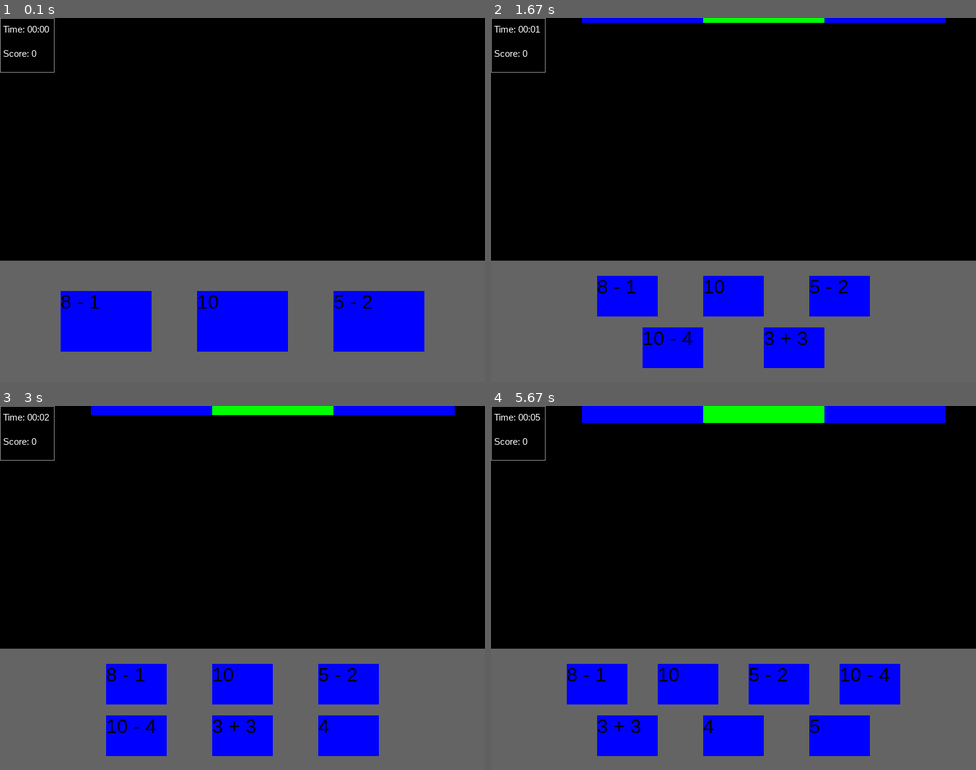
Above: before the commit, frames 1-4 (two rows, left to right).
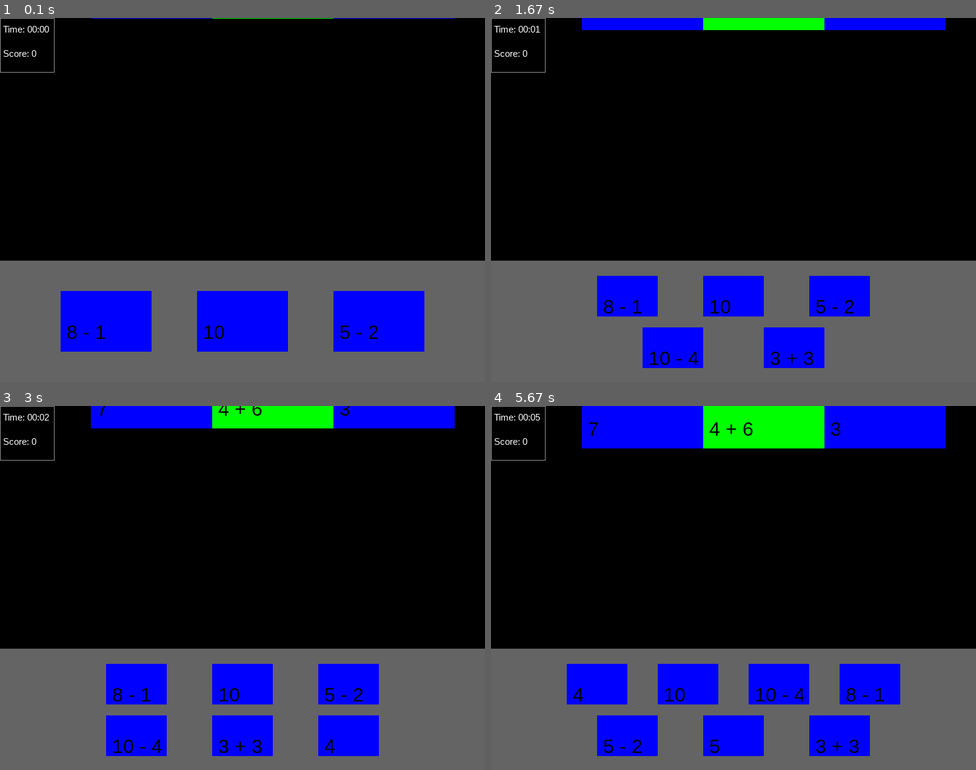
Above: after the commit, the same moments.

Repository: alexmeier2828/SoftwareEngineering
Game: pygame game, started from Prototype/main.py
Same seed, same stepped clock (60 frames per second), same inputs: the game is played once before the commit and once after it.
Inputs (mouse positions are in pixels of both pictures, inside the frame that each line leads up to):
- Up to frame 1 (0.1 s): no input
- Up to frame 2 (1.67 s): press the mouse at (733, 320) at 0.37 s; move the mouse to (655, 301) at 0.47 s; release the mouse at (583, 287) at 0.6 s; tap A at 0.67, 1.5 s
- Up to frame 3 (3 s): tap A at 2.33 s
- Up to frame 4 (5.67 s): tap A at 3.17, 4.5 s; press the mouse at (597, 682) at 4.87 s; move the mouse to (685, 577) at 4.97 s; release the mouse at (767, 471) at 5.1 s

The runs differ from the first frame. In frame 1, 0.5% of the frame differs, in the area x 12-94%, y 0-89%; in frame 2, 2.3%; in frame 3, 3.7%; in frame 4, 6.1%, in the area x 15-94%, y 4-96%.

Commit message:
add shufflign for the hand

Diff:
--- a/Prototype/hand.py
+++ b/Prototype/hand.py
@@ -1,31 +1,32 @@
 import pygame
 import copy
+from util import shuffle
 
 one = [pygame.Rect(300, 450, 150, 100)]
-
 two = [pygame.Rect(200, 450, 150, 100), pygame.Rect(450, 450, 150, 100)]
-
 three = [pygame.Rect(100, 450, 150, 100), pygame.Rect(325, 450, 150, 100), pygame.Rect(550, 450, 150, 100)]
-
 four = [pygame.Rect(50, 450, 150, 100), pygame.Rect(233, 450, 150, 100), pygame.Rect(417, 450, 150, 100), pygame.Rect(600, 450, 150, 100)]
-
 five = [pygame.Rect(175, 425, 100, 67), pygame.Rect(350, 425, 100, 67), pygame.Rect(525, 425, 100, 67), pygame.Rect(250, 510, 100, 67), pygame.Rect(450, 510, 100, 67)]
-
 six = [pygame.Rect(175, 425, 100, 67), pygame.Rect(350, 425, 100, 67), pygame.Rect(525, 425, 100, 67), pygame.Rect(175, 510, 100, 67), pygame.Rect(350, 510, 100, 67), pygame.Rect(525, 510, 100, 67)]
-
 seven = [pygame.Rect(125, 425, 100, 67), pygame.Rect(275, 425, 100, 67), pygame.Rect(425, 425, 100, 67), pygame.Rect(575, 425, 100, 67), pygame.Rect(175, 510, 100, 67), pygame.Rect(350, 510, 100, 67), pygame.Rect(525, 510, 100, 67)]
 
 class Hand:
     def __init__(self):
         self.pieces = []
         self.extras = []
+        self.shuffle = 1.0
+        self.selected = None
         self.overflow = False
 
     def add(self, rect):
+        global selected
         if len(self.pieces) < 7:
             self.pieces.append(rect)
         else:
             self.extras.append(rect)
+        if self.selected is None and self.shuffle >= 1:
+            shuffle(self.pieces)
+            self.shuffle -= 1
         self.realign()
 
     def remove(self, n):
@@ -33,6 +34,9 @@
         if len(self.pieces) < 7 and len(self.extras) > 0:
             self.pieces.append(self.extras.pop(0))
         self.realign()
+
+    def selected_piece(self):
+        return self.pieces[self.selected]
 
     def realign(self):
         rectangles = []
--- a/Prototype/main.py
+++ b/Prototype/main.py
@@ -24,6 +24,8 @@
 
 pygame.init()
 
+
+
 screen = pygame.display.set_mode((SCREEN_WIDTH, SCREEN_HEIGHT))
 screen_rect = screen.get_rect()
 
@@ -48,7 +50,7 @@
     screen.blit(font.render("Score: " +str(scoreKeeper.score), True, Colors.WHITE), (score_rect.x + 5, score_rect.y + 50))
 
 def run():
-    selected = None
+
 
     playfield = PlayField()
     hand = Hand()
@@ -89,32 +91,30 @@
                         grabbable = r.grabbable
                         r = r.rect
                         if r.collidepoint(event.pos) and grabbable and not show_menu:
-                            selected = i
+                            hand.selected = i
                             selected_offset_x = r.x - event.pos[0]
                             selected_offset_y = r.y - event.pos[1]
 
             elif event.type == pygame.MOUSEBUTTONUP:
                 if event.button == 1:
-                    if selected is not None:
+                    if hand.selected is not None:
                         buckets = playfield.buckets()
-                        print("buckets:", buckets)
                         for i in range(0, len(buckets)):
-                            print("checking ", i)
-                            if buckets[i].rect.colliderect(hand.pieces[selected].rect) and buckets[i].value == hand.pieces[selected].value:
-                                print("MATCH!!!! i = ", i)
+                            if buckets[i].rect.colliderect(hand.selected_piece().rect) and buckets[i].value == hand.selected_piece().value:
                                 playfield.remove(i)
-                                hand.remove(selected)
+                                hand.remove(hand.selected)
                                 scoreKeeper.increment(10) #increment score by 10
+                                break
                             else:
                                 scoreKeeper.endCombo()
-                        selected = None
+                        hand.selected = None
                         hand.realign()
 
             elif event.type == pygame.MOUSEMOTION:
-                if selected is not None: # selected can be `0` so `is not None` is required
+                if hand.selected is not None: # selected can be `0` so `is not None` is required
                     # move object
-                    hand.pieces[selected].rect.x = event.pos[0] + selected_offset_x
-                    hand.pieces[selected].rect.y = event.pos[1] + selected_offset_y
+                    hand.selected_piece().rect.x = event.pos[0] + selected_offset_x
+                    hand.selected_piece().rect.y = event.pos[1] + selected_offset_y
 
         #keep track of game state here
         # if len(rects) == 0:
--- a/Prototype/playfield.py
+++ b/Prototype/playfield.py
@@ -12,7 +12,7 @@
 class PlayField:
     def __init__(self):
         self.progress = 0
-        self.speed = .25
+        self.speed = .5
         self.c1 = []
         self.c2 = []
         self.c3 = []
@@ -35,13 +35,13 @@
             removed = self.c2.pop(n)
             delta_y = removed.rect.height
             for i in range(n, len(self.c2)):
-                self.c2[i].y -= delta_y
+                self.c2[i].rect.y -= delta_y
             return 0
 
         removed = self.c3.pop(n)
         delta_y = removed.rect.height
         for i in range(n, len(self.c3)):
-            self.c3[i].y -= delta_y
+            self.c3[i].rect.y -= delta_y
         return 0
 
     def buckets(self):
@@ -49,14 +49,16 @@
 
     def advance(self, hand):
         self.progress += self.speed
-        if self.progress > 1:
-            self.progress = 0
+        while self.progress > 1:
+            self.progress -= 1
             for b in self.c1:
                 b.rect.y += 1
             for b in self.c2:
                 b.rect.y += 1
             for b in self.c3:
                 b.rect.y += 1
+
+        hand.shuffle += .01
 
         if len(self.c1) < 1:
             h = 100
--- a/Prototype/rectangle.py
+++ b/Prototype/rectangle.py
@@ -38,7 +38,7 @@
     def draw_on(self, screen):
         font = pygame.font.SysFont('Arial', 32)
         pygame.draw.rect(screen, self.color, self.rect)
-        screen.blit(font.render(self.equation, True, BLACK), (self.rect.x, self.rect.y ) )
+        screen.blit(font.render(self.equation, True, BLACK), (self.rect.x + 10, self.rect.y + self.rect.height * 0.5) )
 
 
 def new_easy_rectangle_pair(r1, r2):
--- a/Prototype/util.py
+++ b/Prototype/util.py
@@ -7,6 +7,5 @@
 
 def shuffle(l):
     last = len(l) - 1
-    print(last)
     for i in range(0, len(l)):
         swap(l, i, randint(0, last))
